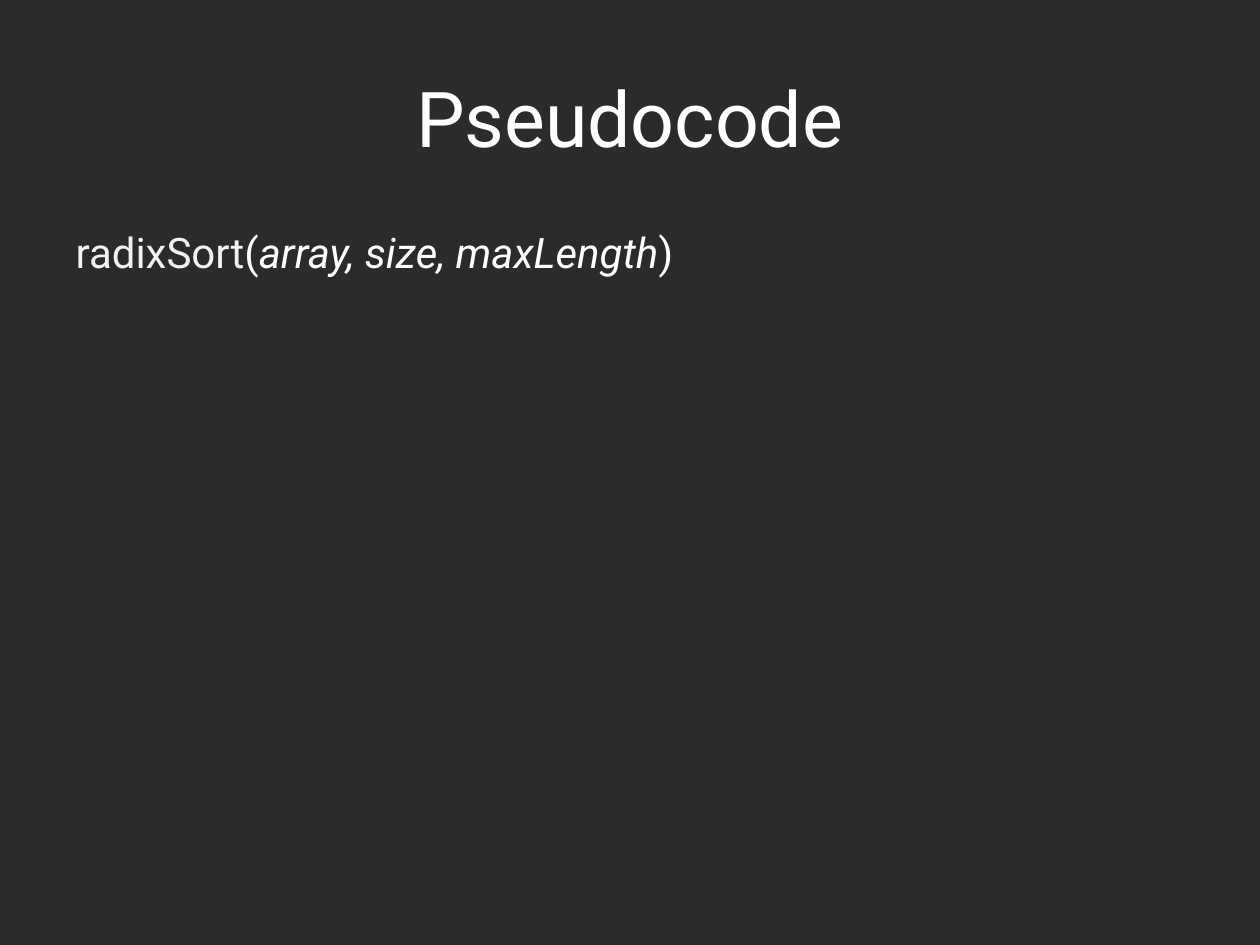
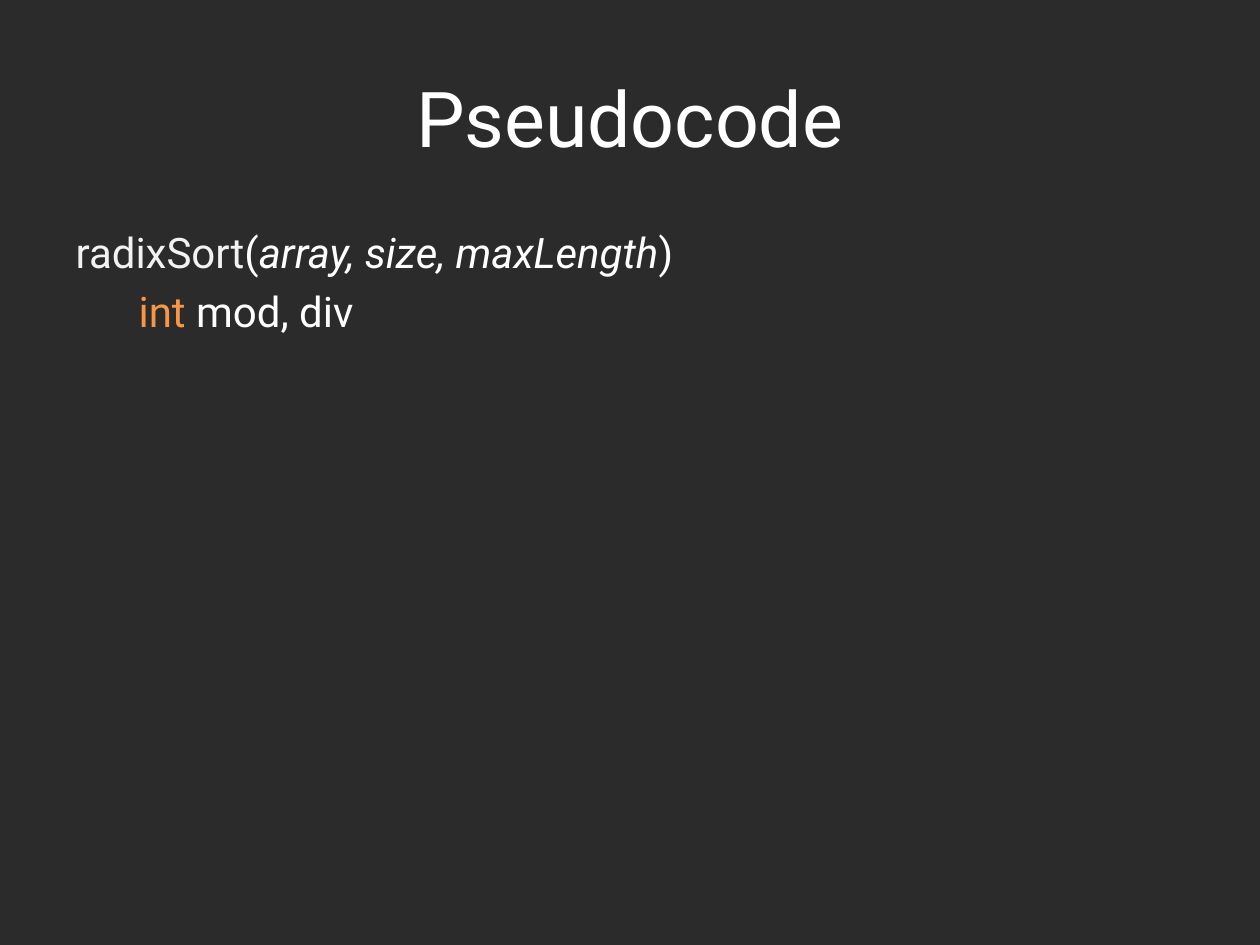
Before and after one commit to hyoshid1/project375, a slide deck: slide 4 of presentation.pptx. Drawn at 1260x945 pixels with LibreOffice and Linux fonts; fonts in the diff are those of the drawing; background and template pictures are left out; a plain dark background stands for a picture behind light text. Boxes give left, top, right and bottom in pixels: in the first picture for what was removed or moved away, otherwise in the second. Text is boxed around its words. In the diff, an @@ line names an element or a change of style, - is before the commit and + after.

```diff
--- a/presentation.pptx
+++ b/presentation.pptx
@@ text at (139,295,353,333): paragraph added @@
+int mod, div
```
Also in this commit, not shown: 3 other slides changed.
